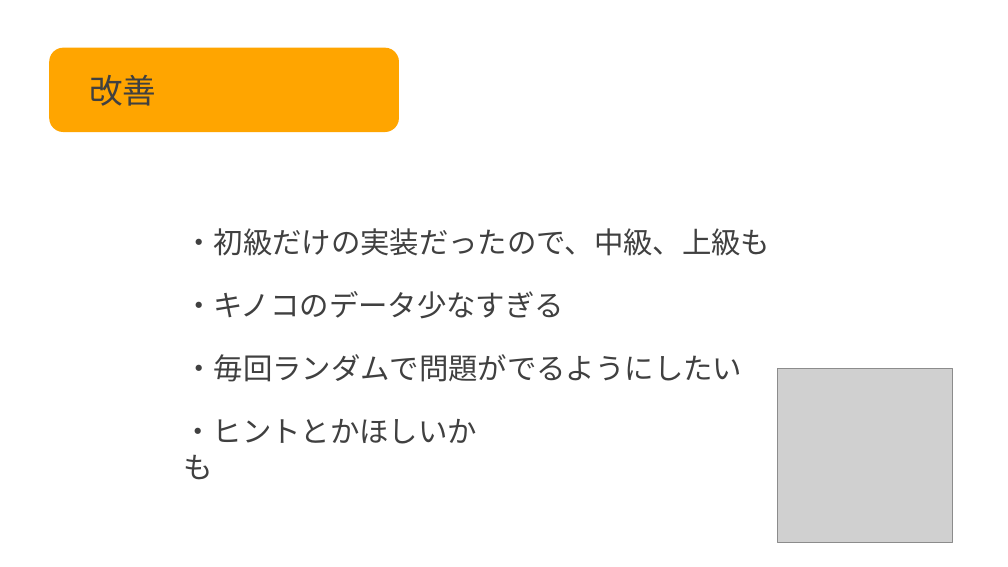
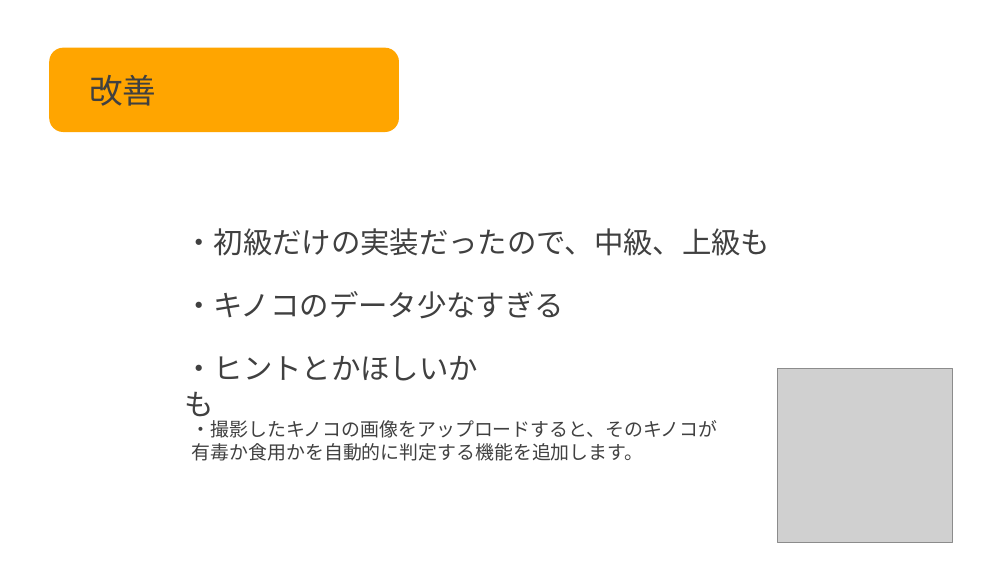
Before and after one commit to ayasa06/flutter-mobile-app, a slide deck: slide 7 of Flutter開発.pptx (slide 6 before the commit). Drawn at 1008x567 pixels with LibreOffice and Linux fonts; fonts in the diff are those of the drawing; grey boxes stand for pictures. Boxes give left, top, right and bottom in pixels: in the first picture for what was removed or moved away, otherwise in the second. Text is boxed around its words. In the diff, an @@ line names an element or a change of style, - is before the commit and + after.

```diff
--- a/Flutter開発.pptx
+++ b/Flutter開発.pptx
@@ text "・ヒントとかほしいかも": place and size @@
-text "・ヒントとかほしいかも" at <box>183,419,477,444</box>
+text "・ヒントとかほしいかも" at <box>184,356,478,381</box>
@@ text removed at <box>184,354,742,382</box> @@
-・毎回ランダムで問題がでるようにしたい
@@ text added at <box>192,420,718,461</box>, 18 pt, text #404040 @@
+・撮影したキノコの画像をアップロードすると、そのキノコが有毒か食用かを自動的に判定する機能を追加します。
```
Also in this commit, not shown: 1 other slide changed, 1 slide added.
